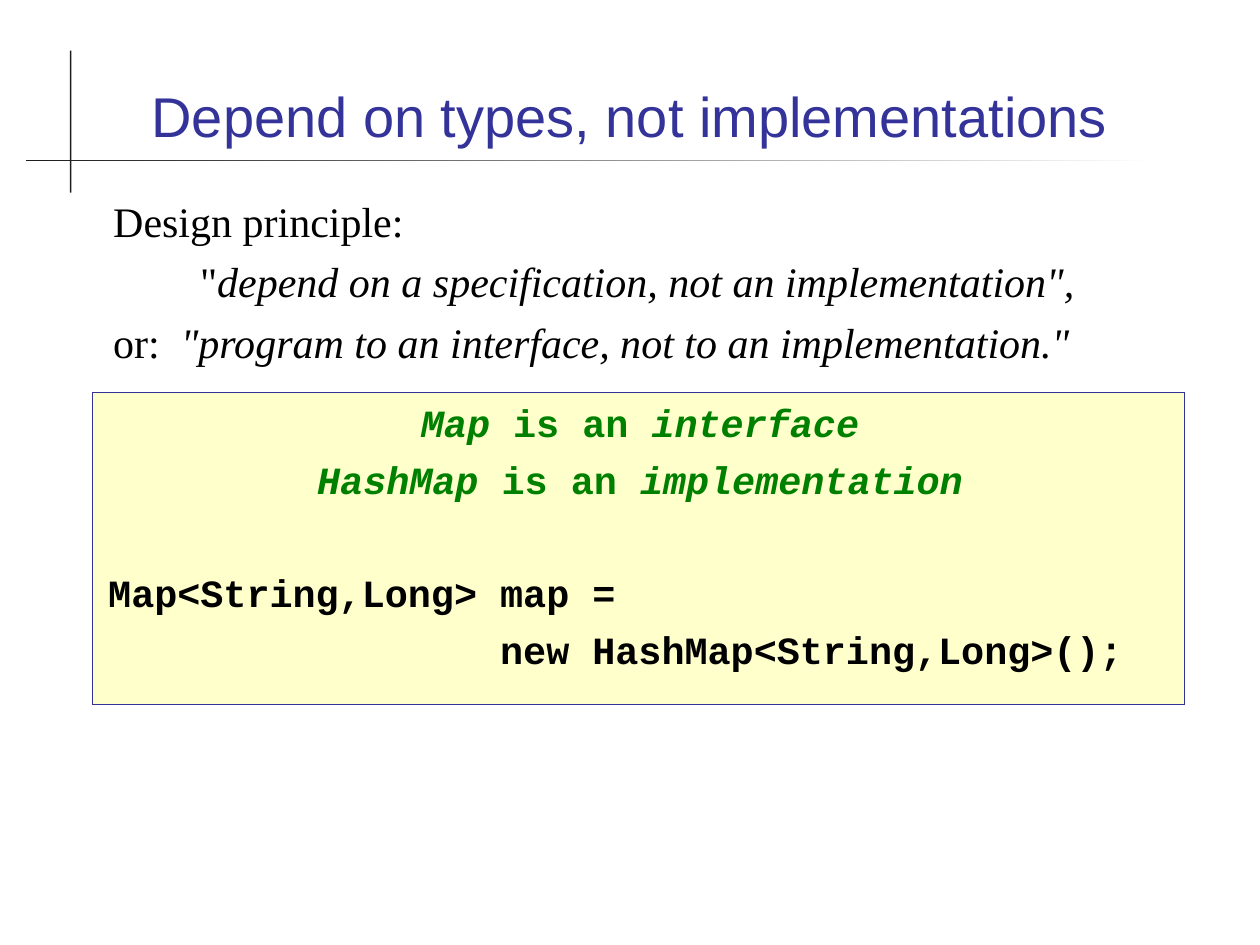
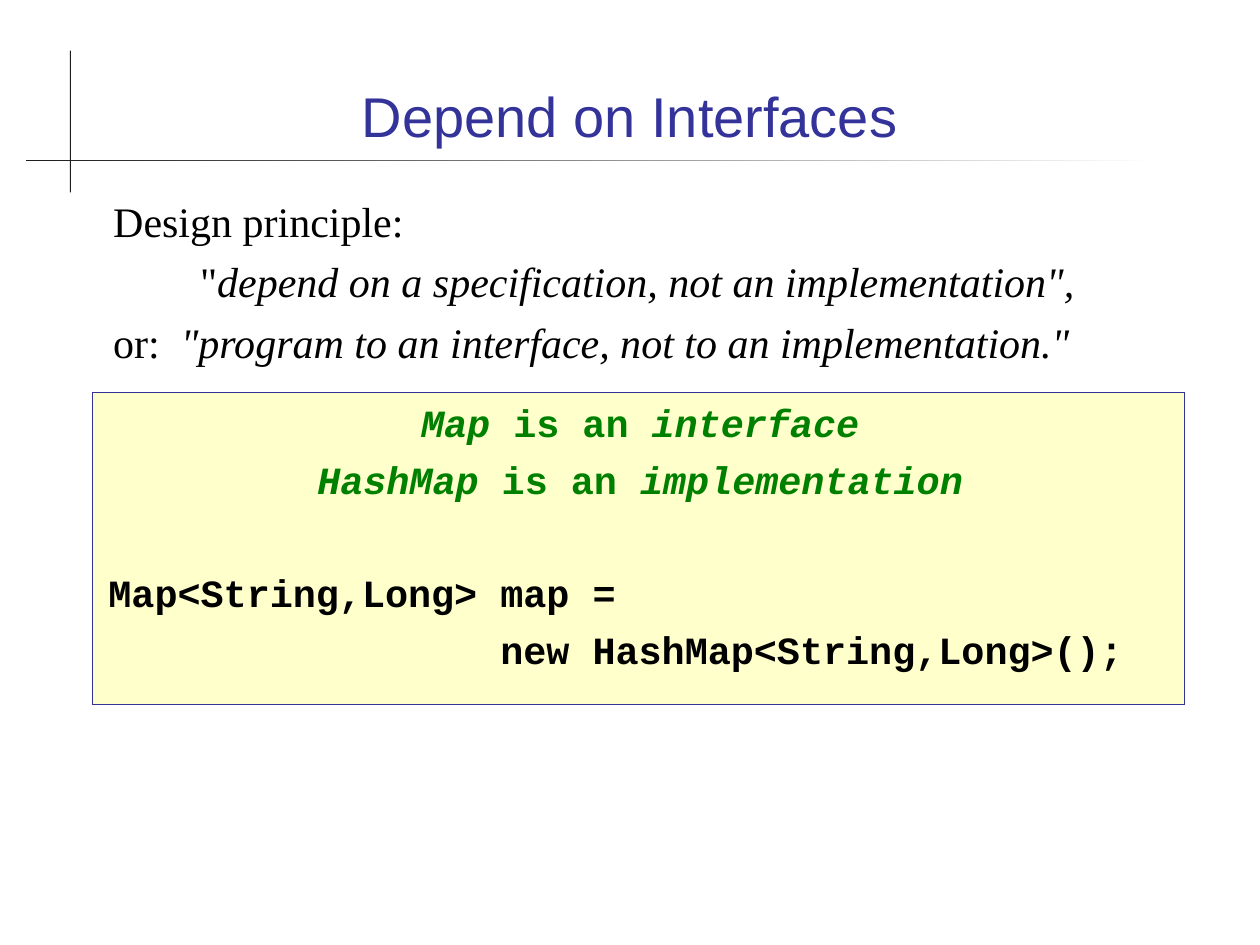
Before and after one commit to skeoop/skeoop.github.io, a slide deck: slide 7 of collections/Map.ppt. Drawn at 1260x945 pixels with LibreOffice and Linux fonts; fonts in the diff are those of the drawing. Boxes give left, top, right and bottom in pixels: in the first picture for what was removed or moved away, otherwise in the second. Text is boxed around its words. In the diff, an @@ line names an element or a change of style, - is before the commit and + after.

```diff
--- a/collections/Map.ppt
+++ b/collections/Map.ppt
@@ title at [362,96,897,148]: text changed @@
-Depend on types, not implementations
+Depend on Interfaces
```
Also in this commit, not shown: 6 other slides changed, 2 slides added, 2 other files.
